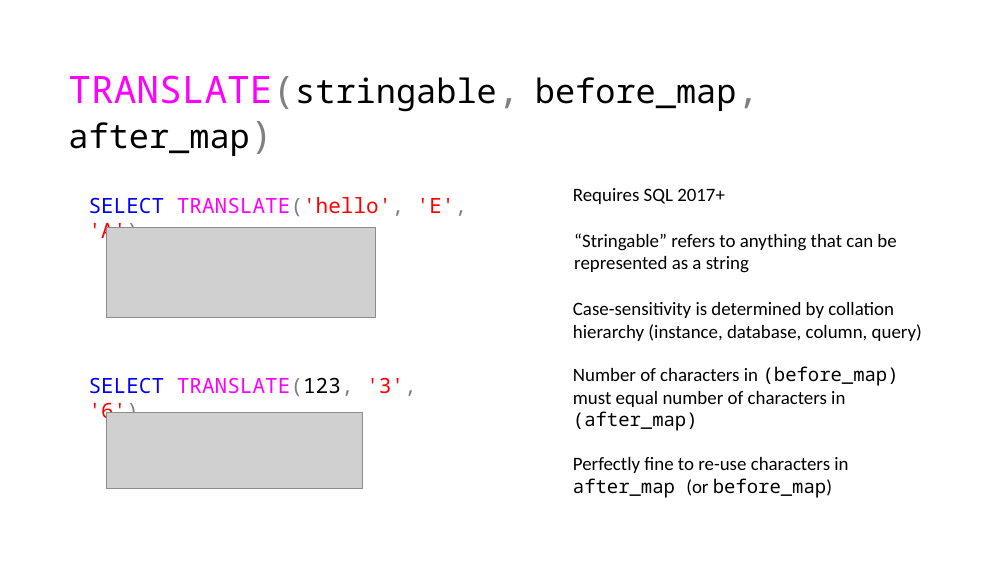
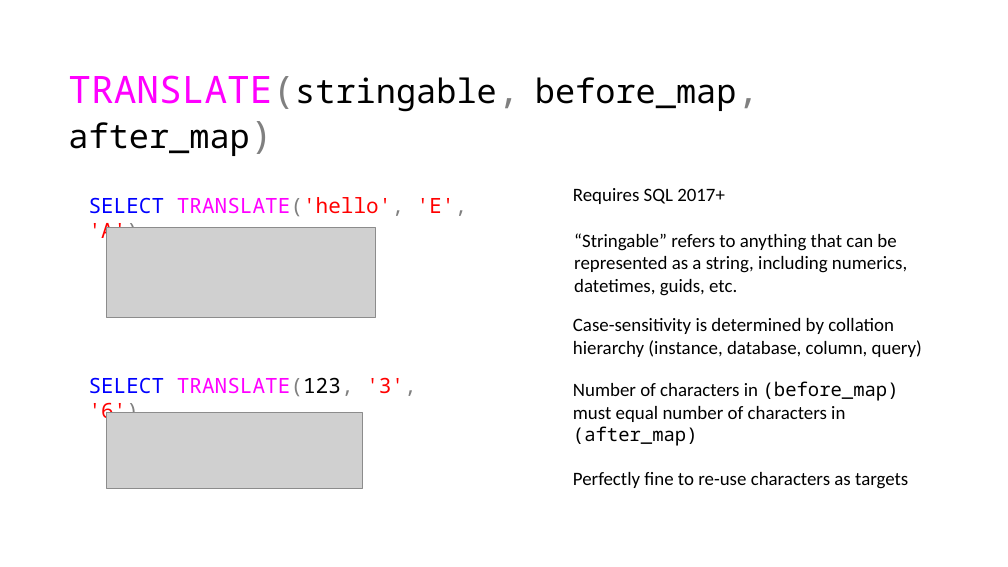
Before and after one commit to jbfoushee/MyPresentations, a slide deck: slide 9 of TSQL_Translate_Operator/TSQL Translate.pptx (slide 7 before the commit). Drawn at 1008x567 pixels with LibreOffice and Linux fonts; fonts in the diff are those of the drawing; grey boxes stand for pictures. Boxes give left, top, right and bottom in pixels: in the first picture for what was removed or moved away, otherwise in the second. Text is boxed around its words. In the diff, an @@ line names an element or a change of style, - is before the commit and + after.

Commit message:
updates

```diff
--- a/TSQL_Translate_Operator/TSQL Translate.pptx
+++ b/TSQL_Translate_Operator/TSQL Translate.pptx
@@ text at [574,233,907,296]: text changed @@
-“Stringable” refers to anything that can be represented as a string
+“Stringable” refers to anything that can be represented as a string, including numerics, datetimes, guids, etc.
@@ text "Case-sensitivity is determined by collation ...": place and size @@
-text "Case-sensitivity is determined by collation ..." at [573,302,922,341]
+text "Case-sensitivity is determined by collation ..." at [573,318,922,357]
@@ text "Number of characters in (before_map) ...": place and size @@
-text "Number of characters in (before_map) ..." at [573,366,899,431]
+text "Number of characters in (before_map) ..." at [573,381,899,446]
@@ text at [573,472,908,489]: text changed @@
-Perfectly fine to re-use characters in after_map (or before_map)
+Perfectly fine to re-use characters as targets
```
Also in this commit, not shown: 13 other slides changed, 3 slides added, 3 slides removed.
